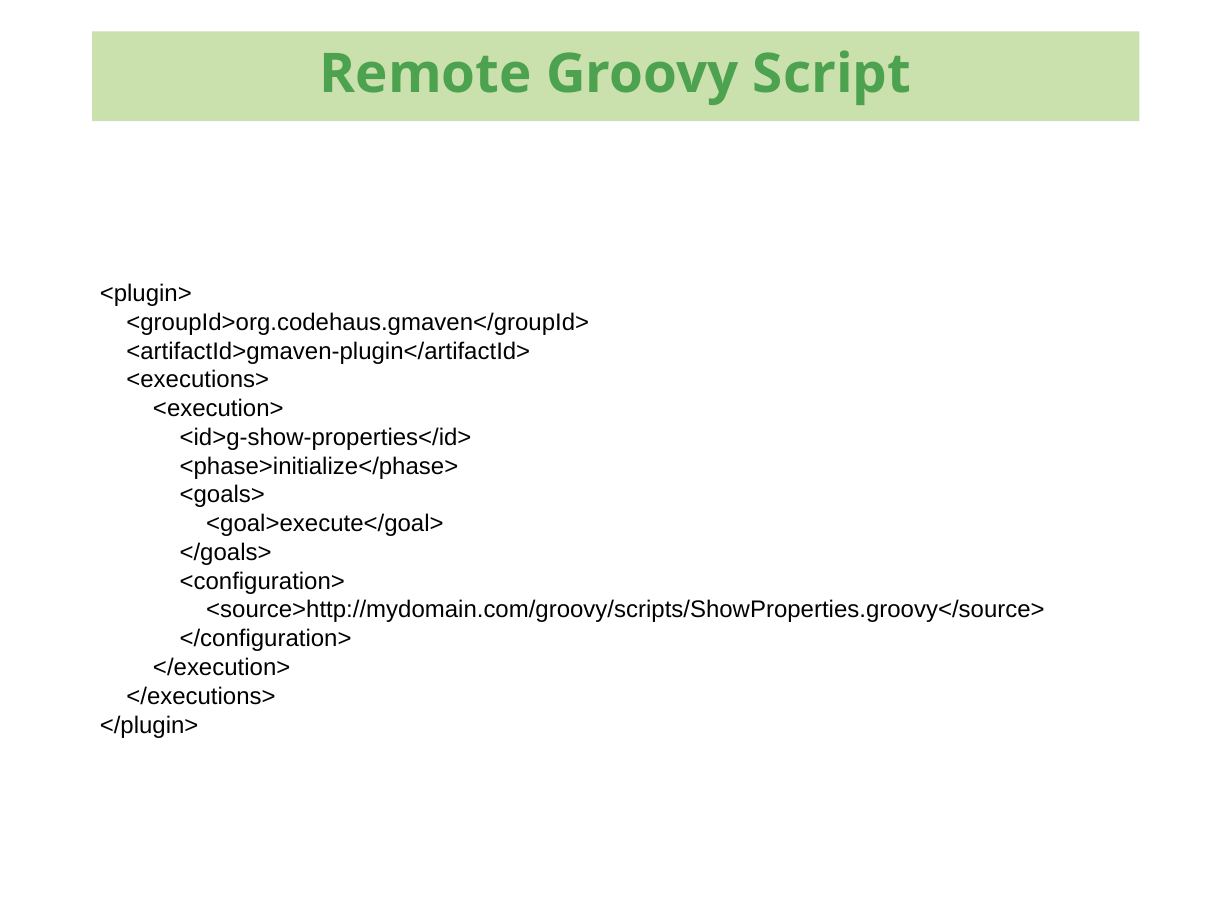
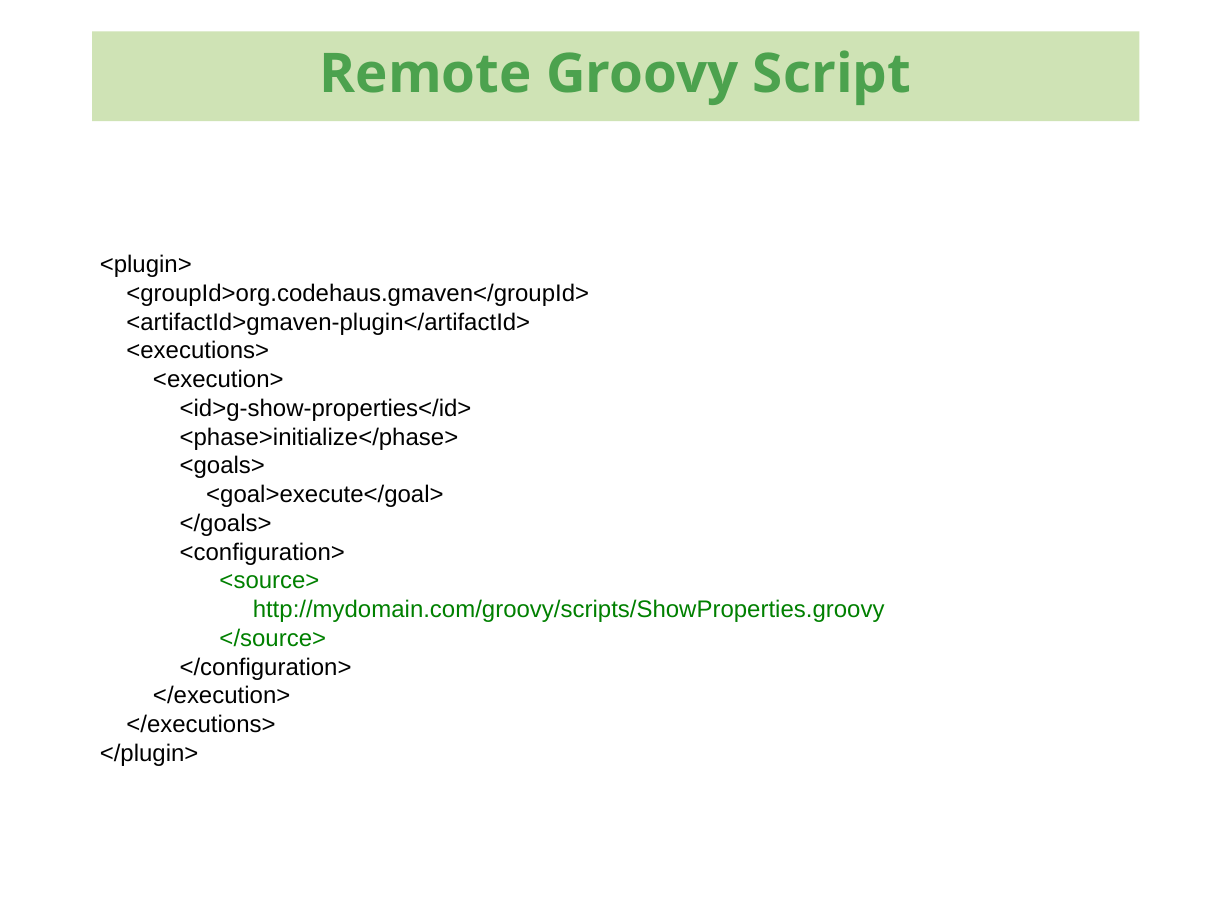
Before and after one commit to kenglxn/seam-maven-refimpl, a slide deck: slide 20 of sandbox/loo/gmaven-lynforedrag/gmaven-lynforedrag.odp (slide 19 before the commit). Drawn at 1232x924 pixels with LibreOffice and Linux fonts; fonts in the diff are those of the drawing; background and template pictures are left out. Boxes give left, top, right and bottom in pixels: in the first picture for what was removed or moved away, otherwise in the second. Text is boxed around its words. In the diff, an @@ line names an element or a change of style, - is before the commit and + after.

Commit message:
Updated GMaven lightning talk

```diff
--- a/sandbox/loo/gmaven-lynforedrag/gmaven-lynforedrag.odp
+++ b/sandbox/loo/gmaven-lynforedrag/gmaven-lynforedrag.odp
@@ text "<plugin>": place and size @@
-text "<plugin>" at [100,283,1045,738]
+text "<plugin>" at [100,254,885,766]
@@ text at [219,574,885,647]: text changed; text colour #000000 to #008000 @@
-<source>http://mydomain.com/groovy/scripts/ShowProperties.groovy</source>
+<source>
+http://mydomain.com/groovy/scripts/ShowProperties.groovy
+</source>
```
Also in this commit, not shown: 27 other slides changed, 2 slides added, 5 other files.
